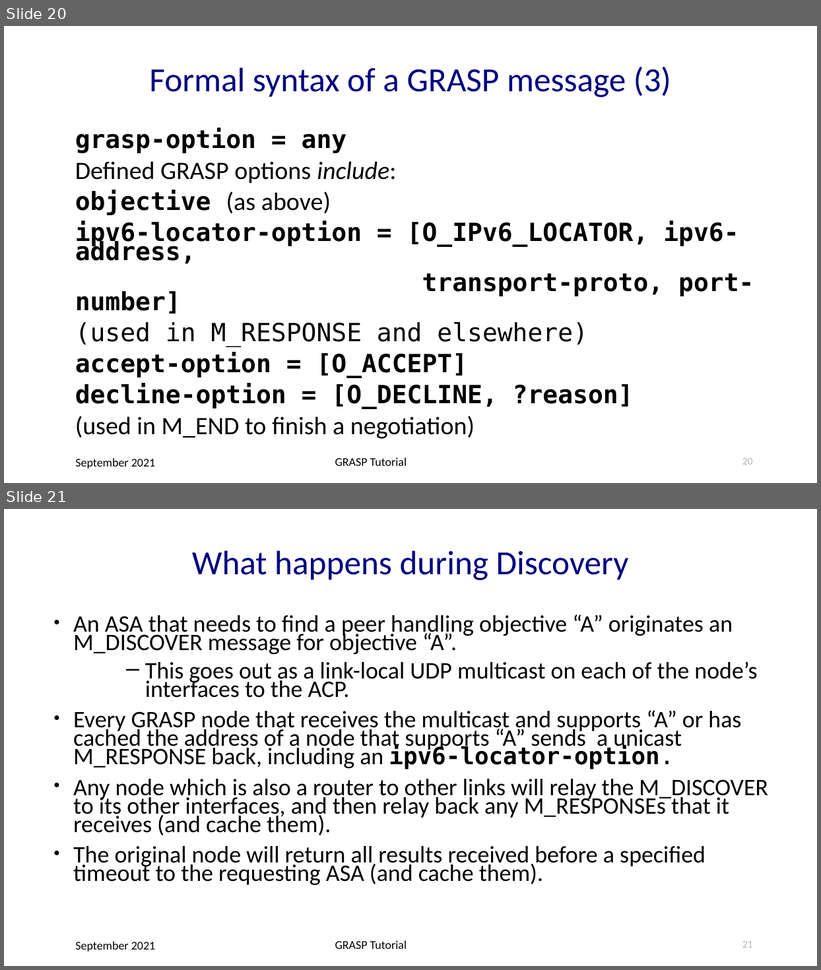
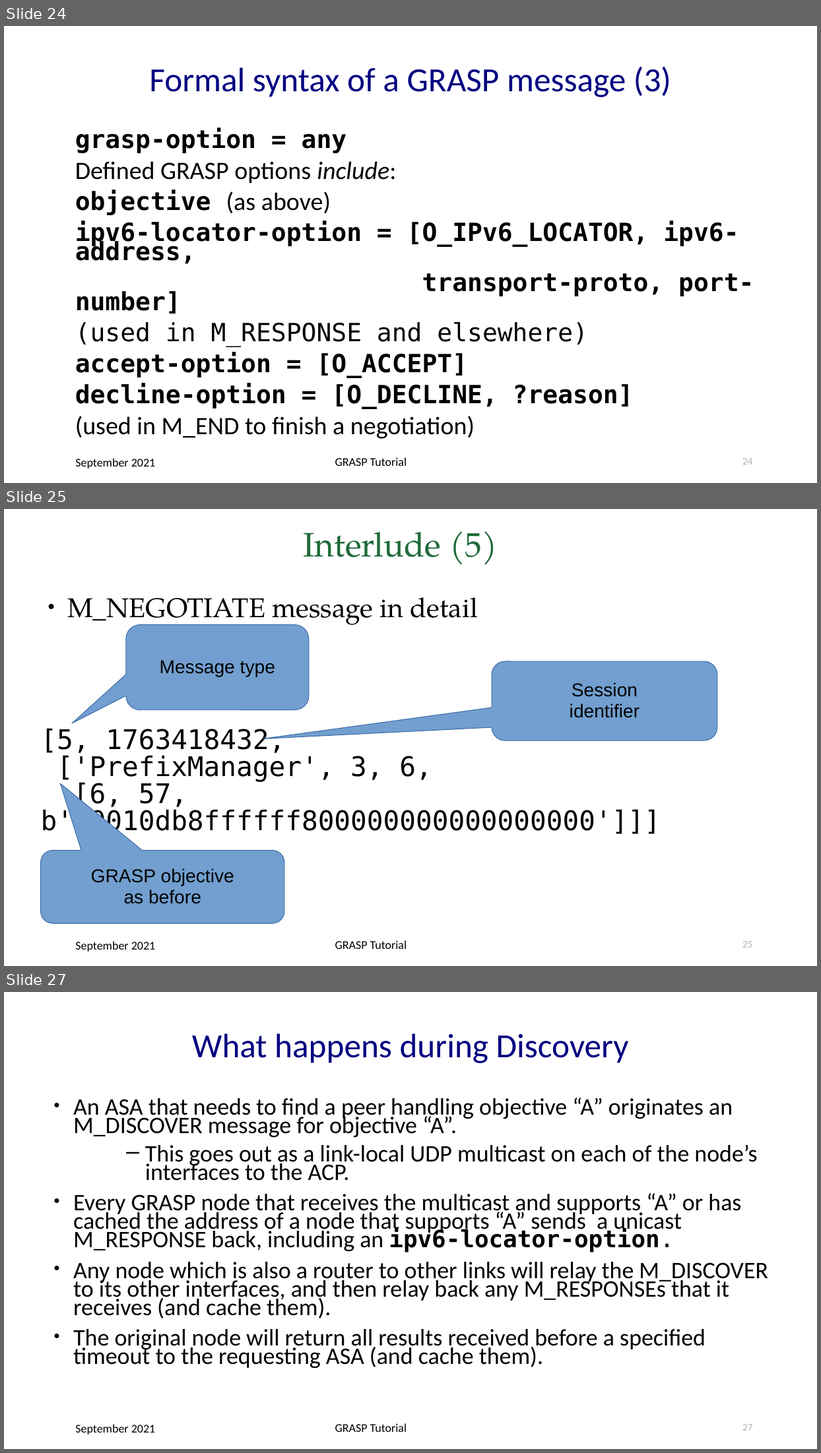
Before and after one commit to becarpenter/graspdoc, a slide deck: GRASP-tutorial.ppt. Shown one above the other, each under a label of ours: slides 20 and 21 before the commit, slides 24, 25 and 27 after it; the slides between them are not shown. The pictures are 821x970 and 821x1453 pixels, drawn with LibreOffice and Linux fonts; fonts in the diff are those of the drawing. Boxes give left, top, right and bottom in pixels: in the first picture for what was removed or moved away, otherwise in the second. Text is boxed around its words. In the diff, an @@ line names an element or a change of style, - is before the commit and + after.

```diff
--- a/GRASP-tutorial.ppt
+++ b/GRASP-tutorial.ppt
@@ slide 25 added at [4, 509, 817, 966], background #FFFFFF; not listed: 2 template elements that a slide beside it also shows @@
@@ title added at [303, 531, 497, 565], 40 pt, text #1E6A39 @@
+Interlude (5)
@@ text added at [41, 597, 661, 836], 32 pt, text #000000 @@
+● M_NEGOTIATE message in detail
+[5, 1763418432,
+['PrefixManager', 3, 6,
+[6, 57, b'20010db8ffffff800000000000000000']]]
@@ rounded speech box added at [126, 625, 309, 710], fill #729FCF, outline #3465A4 0.74 pt, 22 pt, text #000000 @@
+Message type
@@ rounded speech box added at [492, 661, 717, 741], fill #729FCF, outline #3465A4 0.74 pt, 22 pt, text #000000 @@
+Session
+identifier
@@ rounded speech box added at [40, 850, 284, 923], fill #729FCF, outline #3465A4 0.74 pt, 22 pt, text #000000 @@
+GRASP objective
+as before
@@ page number added at [743, 941, 753, 948], 12 pt, text #B2B2B2 @@
+25
@@ what was slide 20 is now slide 24 @@
@@ page number at [743, 458, 753, 465]: text changed @@
-20
+24
@@ what was slide 21 is now slide 27 @@
@@ page number at [743, 1424, 753, 1431]: text changed @@
-21
+27
```
Also in this commit, not shown: 4 slides changed, 11 other slides added, 2 other files.
